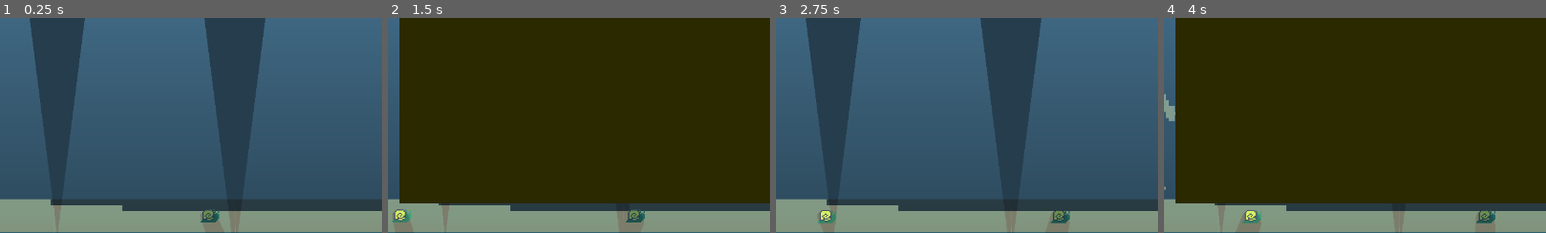
Above: before the commit, frames 1-4 (left to right).
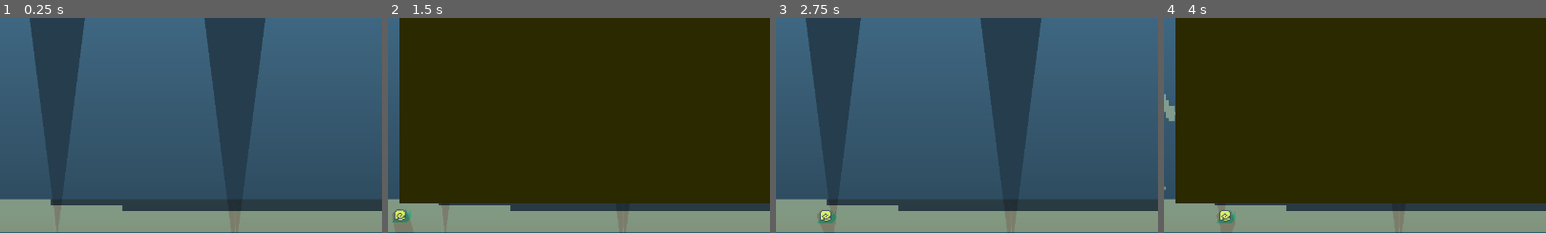
Above: after the commit, the same moments.

Repository: adrientremblay/ld56
Game: Godot game, scene res://scenes/game_screen.tscn
Two runs of this game, one before a commit and one after it. Both use one fixed random seed, a clock stepped at 60 frames per second and the inputs below.
Inputs:
- Up to frame 1 (0.25 s): no input
- Up to frame 2 (1.5 s): click "Buy Creatures" at 0.5 s; click "buy snail" at 1.25 s
- Up to frame 3 (2.75 s): click "Buy Creatures" at 2 s
- Up to frame 4 (4 s): click "Buy Creatures" at 2.75 s; click "Accept" at 3.5 s
The pictures show only the part of the screen within x 19-69%, y 39-89%; the shares and areas given below are measured in that part.

The runs differ from the first frame. In frame 1, 0.3% of the frame differs, in the area x 52-58%, y 88-97%; in frame 2, 0.2%; in frame 3, 0.3%; in frame 4, 0.9%, in the area x 13-87%, y 89-97%.

Commit message:
Creatures find corpses when they spawn

Diff:
--- a/scenes/game_screen.gd
+++ b/scenes/game_screen.gd
@@ -9,15 +9,19 @@
 @onready var corpse_spawn3 = $Aquarium/CorpseSpawn3
 @onready var corpse_spawn4 = $Aquarium/CorpseSpawn4
 
+var corpse_list = []
+var creatures_list = []
+
 func _ready() -> void:
 	contract_menu.visible = false
 
 func _on_buy_snail_pressed() -> void:
 	var creature = landCreatureScene.instantiate()
 	self.add_child(creature)
+	creatures_list.push_back(creature)
 
 func _on_contract_menu_should_spawn_corpse(person_name: Variant, weight: Variant, reward: Variant) -> void:
-	#find available spawn
+	# find available spawn
 	var spawn_point = null
 	if (corpse_spawn1.get_child_count() == 0):
 		spawn_point = corpse_spawn1
@@ -34,3 +38,18 @@
 	var new_corpse = corpse_scene.instantiate()
 	new_corpse.construct(person_name, weight, reward)
 	spawn_point.add_child(new_corpse)
+	corpse_list.push_back(new_corpse)
+
+	# make creatures search for target
+	creatures_find_corpses()
+
+func creatures_find_corpses():
+	for creature in creatures_list:
+		#find closet corpse
+		var closet_corpse = null
+		for corpse in corpse_list:
+			if closet_corpse == null || closet_corpse.position.distance_to(creature.position) > corpse.position.distance_to(creature.position):
+				closet_corpse = corpse
+
+		if closet_corpse != null:
+			creature.set_target(closet_corpse)
--- a/scenes/game_screen.tscn
+++ b/scenes/game_screen.tscn
@@ -52,9 +52,6 @@
 [node name="NavigationRegion2D" type="NavigationRegion2D" parent="."]
 navigation_polygon = SubResource("NavigationPolygon_w865j")
 
-[node name="Snail" parent="NavigationRegion2D" instance=ExtResource("2_nfyws")]
-position = Vector2(1152, 608)
-
 [node name="Lighting" type="Node2D" parent="."]
 
 [node name="DarknessFilter" type="ColorRect" parent="Lighting"]
--- a/scripts/land_creature.gd
+++ b/scripts/land_creature.gd
@@ -47,6 +47,9 @@
 	change_idle_position()
 
 func change_idle_position() -> void:
+	if target_corpse != null:
+		return
+
 	var r = randf()
 	var target_pos = (TARGET_POSITION_VECTOR * r) + IDLE_LAND_LEFT_VECTOR
 
@@ -58,3 +61,8 @@
 		sprite.flip_h = false
 
 	set_movement_target(target_pos)
+
+func set_target(corpse):
+	print("Finding corpse!!!!")
+	self.target_corpse = corpse
+	set_movement_target(corpse.position)
